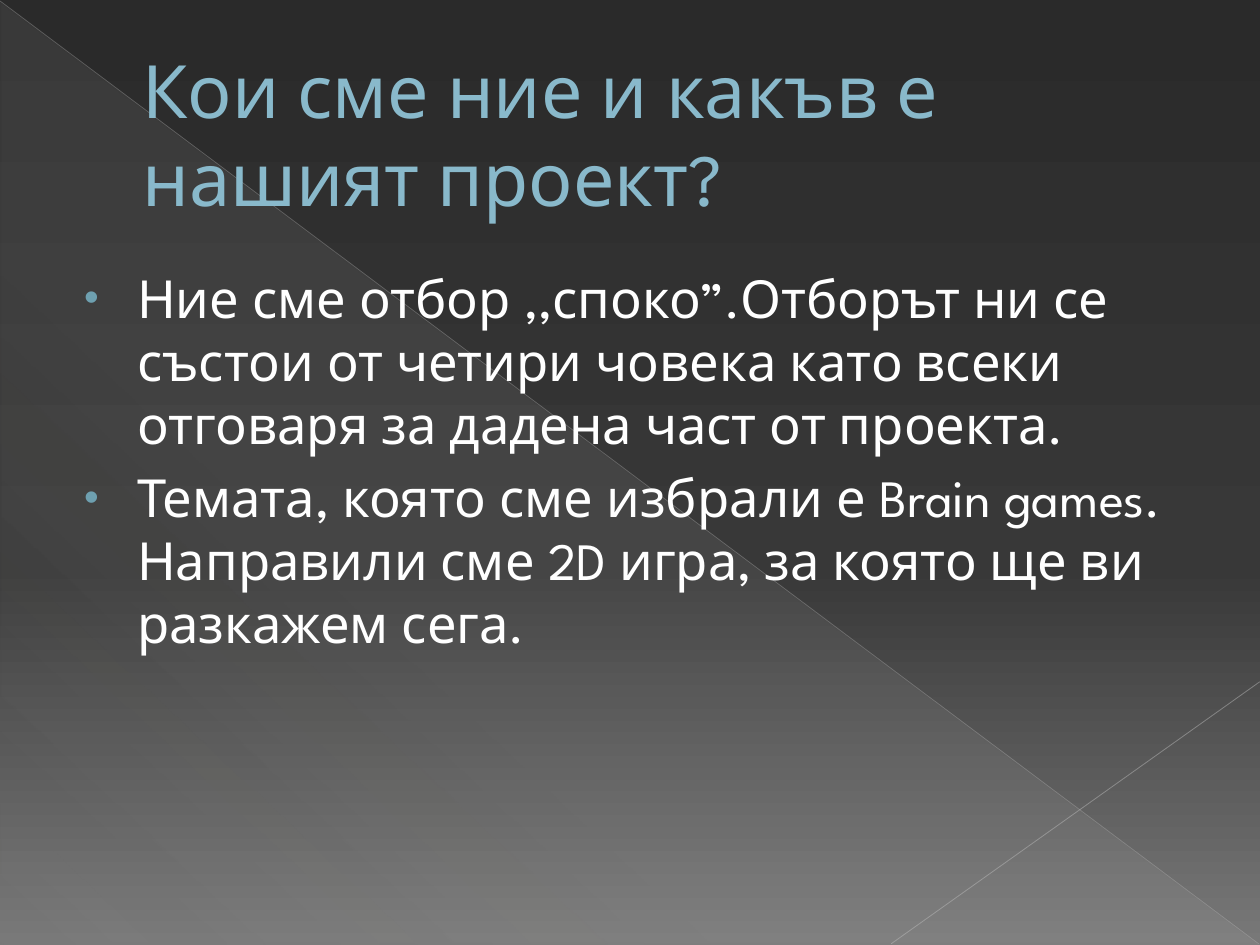
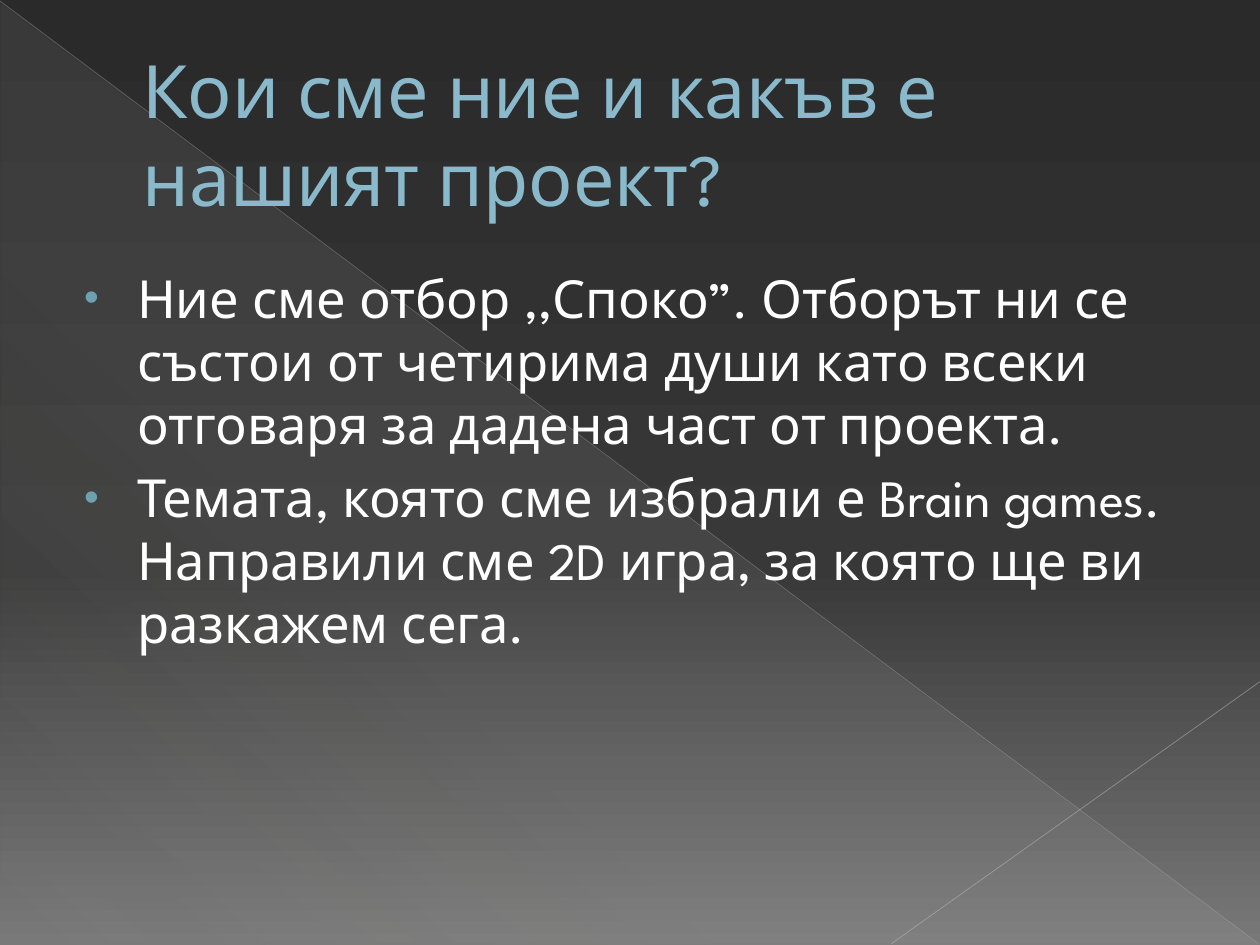
Before and after one commit to aon4o/HackTUES-365, a slide deck: slide 2 of Presentation.pptx. Drawn at 1260x945 pixels with LibreOffice and Linux fonts; fonts in the diff are those of the drawing. Boxes give left, top, right and bottom in pixels: in the first picture for what was removed or moved away, otherwise in the second. Text is boxed around its words. In the diff, an @@ line names an element or a change of style, - is before the commit and + after.

```diff
--- a/Presentation.pptx
+++ b/Presentation.pptx
@@ text at <box>137,271,1129,457</box>: text changed @@
-• Ние сме отбор ,,споко”.Отборът ни се състои от четири човека като всеки отговаря за дадена част от проекта.
+• Ние сме отбор ,,Споко”. Отборът ни се състои от четирима души като всеки отговаря за дадена част от проекта.
```
Also in this commit, not shown: 4 other slides changed.
